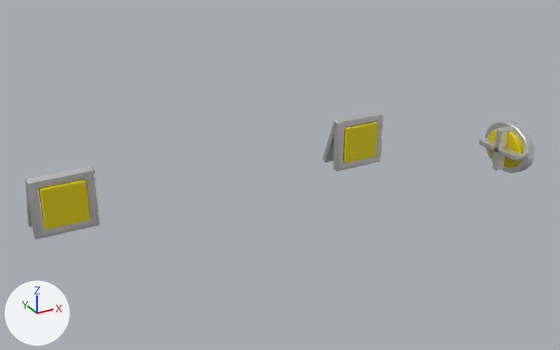
One commit to the FBX model Assets/PackageAsset/Honda 1/Metal/SM_Metal_Window_05.fbx: the scene before it, then after it.
Rendered twice from a camera (50 mm lens) standing at (-1.538, -2.878, 2.076) and looking at (0.185, 0.255, 0.51). The lights are fixed; the arrows at lower left show +X, +Y and +Z. Where no turn or scale is listed for an object, it has been applied to the vertices.

In view in the first picture: 'SM_Metal_Window_05'.
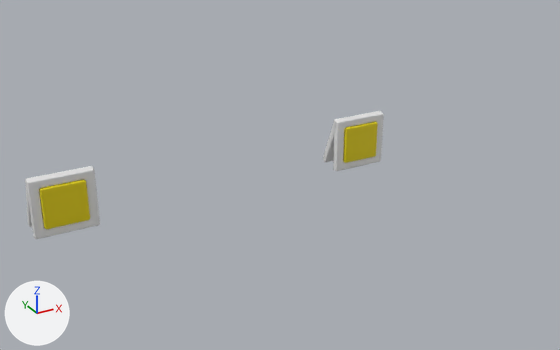
Location of each change, (x1, y1, x2, y2) in pixels of the pictures (560 x 350 px):
'SM_Metal_Window_05', surface changed, reshaped (30% narrower): before (25, 111, 535, 239); after (25, 111, 384, 239)
part 1 of me_cube_090_piece_023_piece_050_piece_002, deleted: before (485, 120, 535, 173)
part 2 of me_cube_090_piece_023_piece_050_piece_002, deleted: before (488, 129, 523, 167)
part 3 of me_cube_090_piece_023_piece_050_piece_002, deleted: before (492, 127, 511, 170)
part 4 of me_cube_090_piece_023_piece_050_piece_002, deleted: before (479, 138, 525, 161)

Patch to the scene script:
```diff
--- a/Assets/PackageAsset/Honda 1/Metal/SM_Metal_Window_05.fbx.py
+++ b/Assets/PackageAsset/Honda 1/Metal/SM_Metal_Window_05.fbx.py
@@ mat_mi_metal_01_001 @@
 mat_mi_metal_01_001.base_color = (0.8, 0.8, 0.8)  # white #e7e7e7
-mat_mi_metal_01_001.metallic = 1.0
 mat_mi_metal_01_001.roughness = 0.45
@@ me_cube_090_piece_023_piece_050_piece_002 @@
 # used by ob_sm_metal_window_05; location = (0.0, 0.0, 0.0)
-me_cube_090_piece_023_piece_050_piece_002.from_pydata(...)  # 560 vertices, 586 faces; spans x -1.0..1.51, y -0.17..0.6, z 0.36..0.66
+me_cube_090_piece_023_piece_050_piece_002.from_pydata(...)  # 320 vertices, 624 faces; spans x -1.0..0.95, y 0.43..0.6, z 0.36..0.66
+# me_cube_090_piece_023_piece_050_piece_002 part 1: the loose piece of 128 vertices spanning x 1.46..1.51, y -0.17..0.17, z 0.36..0.64 is deleted
+# me_cube_090_piece_023_piece_050_piece_002 part 2: the loose piece of 64 vertices spanning x 1.44..1.48, y -0.12..0.13, z 0.4..0.61 is deleted
+# me_cube_090_piece_023_piece_050_piece_002 part 3: the loose piece of 24 vertices spanning x 1.39..1.49, y -0.02..0.02, z 0.39..0.62 is deleted
+# me_cube_090_piece_023_piece_050_piece_002 part 4: the loose piece of 24 vertices spanning x 1.39..1.49, y -0.14..0.14, z 0.49..0.52 is deleted
+# me_cube_090_piece_023_piece_050_piece_002 part 5: the surface is now shaded flat
 me_cube_090_piece_023_piece_050_piece_002.materials.append(mat_mi_metal_01_001)
```
